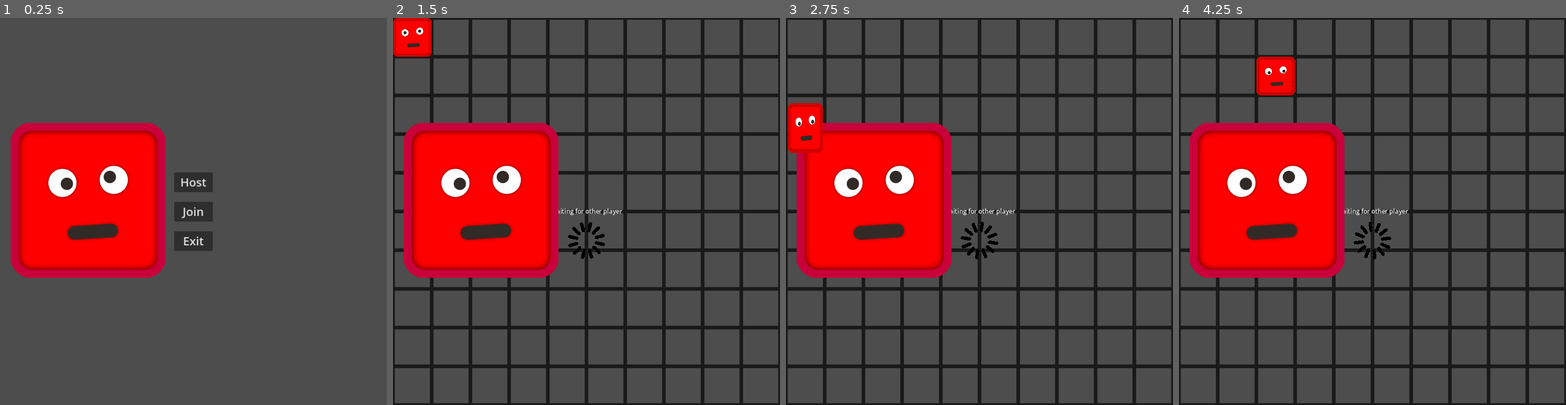
Above: before the commit, frames 1-4 (left to right).
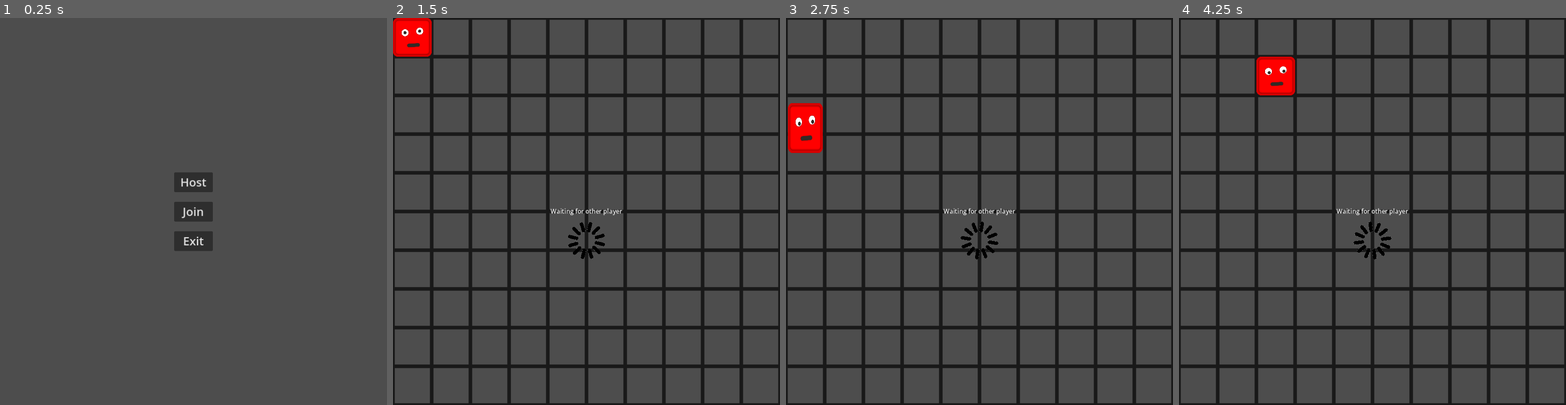
Above: after the commit, the same moments.

Repository: HephaistosForge/BlockyChaos
Game: Godot game, scene res://world/world.tscn
Two runs of this game, one before a commit and one after it. Both use one fixed random seed, a clock stepped at 60 frames per second and the inputs below.
Inputs (mouse positions are in pixels of both pictures, inside the frame that each line leads up to):
- Up to frame 1 (0.25 s): no input
- Up to frame 2 (1.5 s): tap Enter at 0.5 s; move the mouse to (671, 192) at 0.52 s; hold D (right) 0.53-1.25 s; click "Host" at 1.25 s
- Up to frame 3 (2.75 s): move the mouse to (902, 230) at 2.02 s; hold S (down) from 2.03 s (still down)
- Up to frame 4 (4.25 s): move the mouse to (1411, 126) at 2.77 s; release S (down) at 2.78 s; hold D (right) 2.78-3.53 s; move the mouse to (1353, 288) at 3.52 s; hold W (up) from 3.53 s (still down)

The runs differ from the first frame. In frame 1, 16% of the frame differs, in the area x 2-43%, y 27-68%; in frame 2, 16%; in frame 3, 15%; in frame 4, 16%.

Commit message:
Remove weird TextureRect that is not supposed to be there

Diff:
--- a/world/world.tscn
+++ b/world/world.tscn
@@ -10,7 +10,6 @@
 [ext_resource type="AudioStream" uid="uid://dkphkpim1ixa5" path="res://world/music/background.mp3" id="6_ftcl4"]
 [ext_resource type="Script" path="res://world/restart.gd" id="7_v7vsj"]
 [ext_resource type="Theme" path="res://world/default_theme.tres" id="8_djg35"]
-[ext_resource type="Texture2D" uid="uid://cg4vntieyrsut" path="res://entities/player/sprites/MrRed.png" id="11_jmlav"]
 
 [sub_resource type="LabelSettings" id="LabelSettings_bkkiv"]
 font_size = 99
@@ -147,13 +146,6 @@
 [node name="MusicPlayer" type="AudioStreamPlayer2D" parent="."]
 stream = ExtResource("6_ftcl4")
 
-[node name="TextureRect" type="TextureRect" parent="."]
-offset_left = -472.0
-offset_top = -229.0
-offset_right = -72.0
-offset_bottom = 171.0
-texture = ExtResource("11_jmlav")
-
 [connection signal="button_down" from="BigFloatingMessageContainer/Restart" to="BigFloatingMessageContainer/Restart" method="_on_button_down"]
 [connection signal="button_up" from="Menu/Host" to="Multiplayer" method="on_host"]
 [connection signal="button_up" from="Menu/Join" to="Multiplayer" method="on_join"]
Not shown: 1 places in world/world.tscn that only renumber resources
